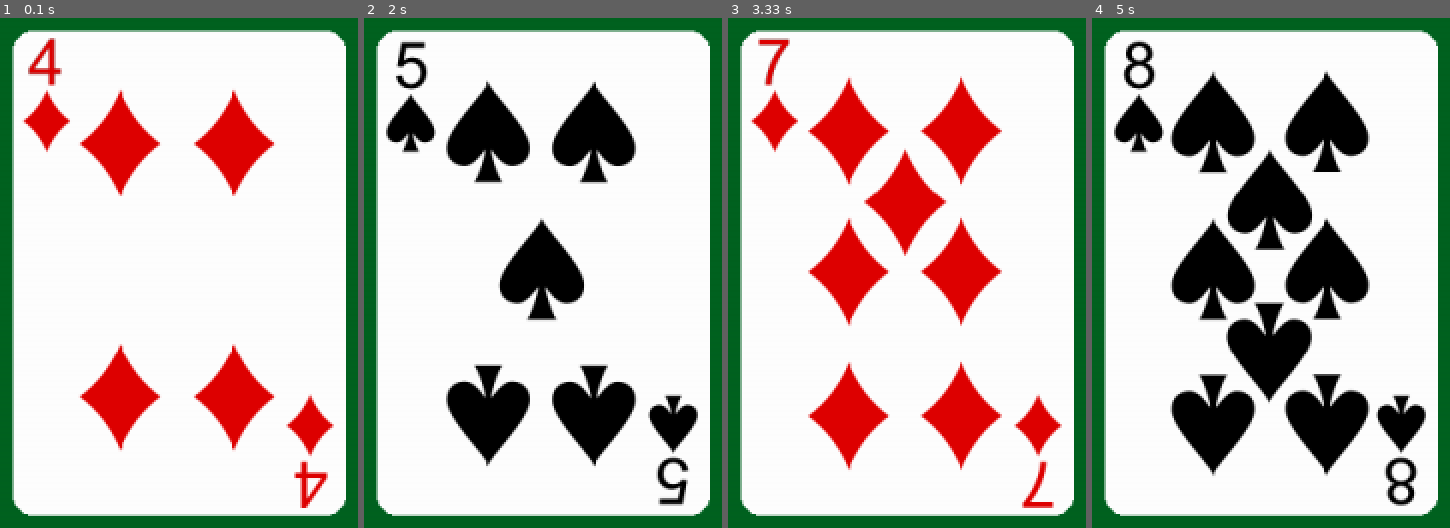
Above: before the commit, frames 1-4 (left to right).
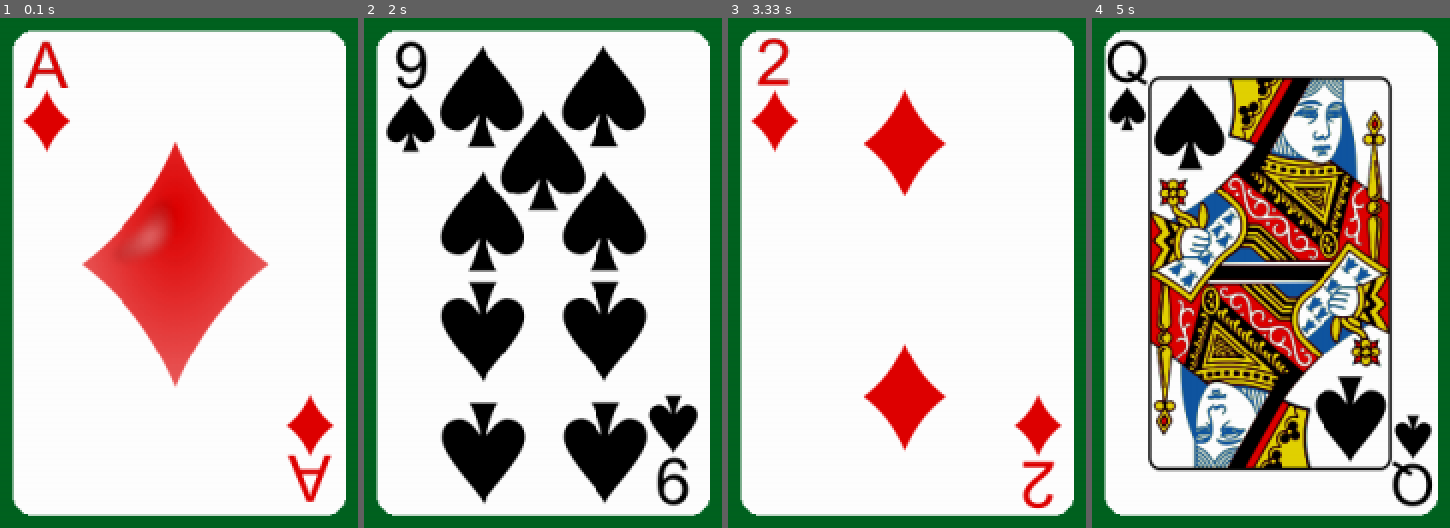
Above: after the commit, the same moments.

Repository: unluckycord/NewPygame
Game: pygame game, started from Main.py
Same seed, same stepped clock (60 frames per second), same inputs: the game is played once before the commit and once after it.
Inputs:
- Up to frame 1 (0.1 s): no input
- Up to frame 2 (2 s): no input
- Up to frame 3 (3.33 s): no input
- Up to frame 4 (5 s): no input

The runs differ from the first frame. In frame 1, 20% of the frame differs, in the area x 6-93%, y 3-97%; in frame 2, 30%; in frame 3, 18%; in frame 4, 46%, in the area x 3-95%, y 4-97%.

Commit message:
initializing system to deal cards

Diff:
--- a/Assets.py
+++ b/Assets.py
@@ -51,3 +51,23 @@
 nined = pygame.transform.scale(pygame.image.load("Assets/png/9_of_diamonds.png"), (219,320))
 nineh = pygame.transform.scale(pygame.image.load("Assets/png/9_of_hearts.png"), (219,320))
 ninec = pygame.transform.scale(pygame.image.load("Assets/png/9_of_clubs.png"), (219,320))
+tens = pygame.transform.scale(pygame.image.load("Assets/png/10_of_spades.png"), (219,320))
+tend = pygame.transform.scale(pygame.image.load("Assets/png/10_of_diamonds.png"), (219,320))
+tenh = pygame.transform.scale(pygame.image.load("Assets/png/10_of_hearts.png"), (219,320))
+tenc = pygame.transform.scale(pygame.image.load("Assets/png/10_of_clubs.png"), (219,320))
+jacks = pygame.transform.scale(pygame.image.load("Assets/png/jack_of_spades.png"), (219,320))
+jackd = pygame.transform.scale(pygame.image.load("Assets/png/jack_of_diamonds.png"), (219,320))
+jackh = pygame.transform.scale(pygame.image.load("Assets/png/jack_of_hearts.png"), (219,320))
+jackc = pygame.transform.scale(pygame.image.load("Assets/png/jack_of_clubs.png"), (219,320))
+queens = pygame.transform.scale(pygame.image.load("Assets/png/queen_of_spades.png"), (219,320))
+queend = pygame.transform.scale(pygame.image.load("Assets/png/queen_of_diamonds.png"), (219,320))
+queenh = pygame.transform.scale(pygame.image.load("Assets/png/queen_of_hearts.png"), (219,320))
+queenc = pygame.transform.scale(pygame.image.load("Assets/png/queen_of_clubs.png"), (219,320))
+kings = pygame.transform.scale(pygame.image.load("Assets/png/king_of_spades.png"), (219,320))
+kingd = pygame.transform.scale(pygame.image.load("Assets/png/king_of_diamonds.png"), (219,320))
+kingh = pygame.transform.scale(pygame.image.load("Assets/png/king_of_hearts.png"), (219,320))
+kingc = pygame.transform.scale(pygame.image.load("Assets/png/king_of_clubs.png"), (219,320))
+aces = pygame.transform.scale(pygame.image.load("Assets/png/ace_of_spades.png"), (219,320))
+aced = pygame.transform.scale(pygame.image.load("Assets/png/ace_of_diamonds.png"), (219,320))
+aceh = pygame.transform.scale(pygame.image.load("Assets/png/ace_of_hearts.png"), (219,320))
+acec = pygame.transform.scale(pygame.image.load("Assets/png/ace_of_clubs.png"), (219,320))
--- a/Card.py
+++ b/Card.py
@@ -1,76 +1,109 @@
 import pygame,Assets
 class Card:
-    def __init__(self, suit, number):
-        self.suit = suit
-        self.number = number
-        self.suitandnumber = str(str(number)+suit)
+    def __init__(self, rankandsuit):
+        self.rankandsuit = rankandsuit
         self.Card = None
-        if(self.suitandnumber == "2s"):
+        if(self.rankandsuit == "2s"):
             self.Card = Assets.twos
-        if(self.suitandnumber == "2d"):
+        if(self.rankandsuit == "2d"):
             self.Card = Assets.twod
-        if(self.suitandnumber == "2h"):
+        if(self.rankandsuit == "2h"):
             self.Card = Assets.twoh
-        if(self.suitandnumber == "2c"):
+        if(self.rankandsuit == "2c"):
             self.Card = Assets.twoc
-        if(self.suitandnumber == "3s"):
+        if(self.rankandsuit == "3s"):
             self.Card = Assets.threes
-        if(self.suitandnumber == "3d"):
+        if(self.rankandsuit == "3d"):
             self.Card = Assets.threed
-        if(self.suitandnumber == "3h"):
+        if(self.rankandsuit == "3h"):
             self.Card = Assets.threeh
-        if(self.suitandnumber == "3c"):
+        if(self.rankandsuit == "3c"):
             self.Card = Assets.threec
-        if(self.suitandnumber == "4s"):
+        if(self.rankandsuit == "4s"):
             self.Card = Assets.fours
-        if(self.suitandnumber == "4d"):
+        if(self.rankandsuit == "4d"):
             self.Card = Assets.fourd
-        if(self.suitandnumber == "4h"):
+        if(self.rankandsuit == "4h"):
             self.Card = Assets.fourh
-        if(self.suitandnumber == "4c"):
+        if(self.rankandsuit == "4c"):
             self.Card = Assets.fourc
-        if(self.suitandnumber == "5s"):
+        if(self.rankandsuit == "5s"):
             self.Card = Assets.fives
-        if(self.suitandnumber == "5d"):
+        if(self.rankandsuit == "5d"):
             self.Card = Assets.fived
-        if(self.suitandnumber == "5h"):
+        if(self.rankandsuit == "5h"):
             self.Card = Assets.fiveh
-        if(self.suitandnumber == "5c"):
+        if(self.rankandsuit == "5c"):
             self.Card = Assets.fivec
-        if(self.suitandnumber == "6s"):
+        if(self.rankandsuit == "6s"):
             self.Card = Assets.sixs
-        if(self.suitandnumber == "6d"):
+        if(self.rankandsuit == "6d"):
             self.Card = Assets.sixd
-        if(self.suitandnumber == "6h"):
+        if(self.rankandsuit == "6h"):
             self.Card = Assets.sixh
-        if(self.suitandnumber == "6c"):
+        if(self.rankandsuit == "6c"):
             self.Card = Assets.sixc
-        if(self.suitandnumber == "7s"):
+        if(self.rankandsuit == "7s"):
             self.Card = Assets.sevens
-        if(self.suitandnumber == "7d"):
+        if(self.rankandsuit == "7d"):
             self.Card = Assets.sevend
-        if(self.suitandnumber == "7h"):
+        if(self.rankandsuit == "7h"):
             self.Card = Assets.sevenh
-        if(self.suitandnumber == "7c"):
+        if(self.rankandsuit == "7c"):
             self.Card = Assets.sevenc
-        if(self.suitandnumber == "8s"):
+        if(self.rankandsuit == "8s"):
             self.Card = Assets.eights
-        if(self.suitandnumber == "8d"):
+        if(self.rankandsuit == "8d"):
             self.Card = Assets.eightd
-        if(self.suitandnumber == "8h"):
+        if(self.rankandsuit == "8h"):
             self.Card = Assets.eighth
-        if(self.suitandnumber == "8c"):
+        if(self.rankandsuit == "8c"):
             self.Card = Assets.eightc
-        if(self.suitandnumber == "9s"):
+        if(self.rankandsuit == "9s"):
             self.Card = Assets.nines
-        if(self.suitandnumber == "9d"):
+        if(self.rankandsuit == "9d"):
             self.Card = Assets.nined
-        if(self.suitandnumber == "9h"):
+        if(self.rankandsuit == "9h"):
             self.Card = Assets.nineh
-        if(self.suitandnumber == "9c"):
+        if(self.rankandsuit == "9c"):
             self.Card = Assets.ninec
-
-    def getSuit(self):
-        return self.suit
-    def getNumber(self):
-        return self.number
+        if(self.rankandsuit == "10s"):
+            self.Card = Assets.tens
+        if(self.rankandsuit == "10d"):
+            self.Card = Assets.tend
+        if(self.rankandsuit == "10h"):
+            self.Card = Assets.tenh
+        if(self.rankandsuit == "10c"):
+            self.Card = Assets.tenc
+        if(self.rankandsuit == "12s"):
+            self.Card = Assets.jacks
+        if(self.rankandsuit == "12d"):
+            self.Card = Assets.jackd
+        if(self.rankandsuit == "12h"):
+            self.Card = Assets.jackh
+        if(self.rankandsuit == "12c"):
+            self.Card = Assets.jackc
+        if(self.rankandsuit == "13s"):
+            self.Card = Assets.queens
+        if(self.rankandsuit == "13d"):
+            self.Card = Assets.queend
+        if(self.rankandsuit == "13h"):
+            self.Card = Assets.queenh
+        if(self.rankandsuit == "13c"):
+            self.Card = Assets.queenc
+        if(self.rankandsuit == "14s"):
+            self.Card = Assets.kings
+        if(self.rankandsuit == "14d"):
+            self.Card = Assets.kingd
+        if(self.rankandsuit == "14h"):
+            self.Card = Assets.kingh
+        if(self.rankandsuit == "14c"):
+            self.Card = Assets.kingc
+        if(self.rankandsuit == "11s"):
+            self.Card = Assets.aces
+        if(self.rankandsuit == "11d"):
+            self.Card = Assets.aced
+        if(self.rankandsuit == "11h"):
+            self.Card = Assets.aceh
+        if(self.rankandsuit == "11c"):
+            self.Card = Assets.acec
--- /dev/null
+++ b/DealCards.py
@@ -0,0 +1,15 @@
+import random
+def randomRankAndSuit():
+    suitSwitcher = random.randrange(1,4,1)
+    suit = None
+    if(suitSwitcher == 1):
+        suit = "s"
+    if(suitSwitcher == 2):
+        suit = "h"
+    if(suitSwitcher == 3):
+        suit = "d"
+    if(suitSwitcher == 4):
+        suit = "c"
+    num = random.randrange(2,14,1)
+    print(str(str(num)+suit))
+    return str(str(num)+suit)
--- /dev/null
+++ b/ListOfCards.py
@@ -0,0 +1,15 @@
+#when dealing cards, list ensures user doesnt receive dupes
+
+listOfActiveCards = ["2s", "2d", "2h", "2c",
+                     "3s", "3d", "3h", "3c",
+                     "4s", "4d", "4h", "4c",
+                     "5s", "5d", "5h", "5c",
+                     "6s", "6d", "6h", "6c",
+                     "7s", "7d", "7h", "7c",
+                     "8s", "8d", "8h", "8c",
+                     "9s", "9d", "9h", "9c",
+                     "10s", "10d", "10h", "10c",
+                     "11s", "11d", "11h", "11c",
+                     "12s", "12d", "12h", "12c",
+                     "13s", "13d", "13h", "13c",
+                     "14s", "14d", "14h", "14c",]
--- a/PaintGame.py
+++ b/PaintGame.py
@@ -1,24 +1,11 @@
-import pygame,Assets,random,Card
+import pygame,Assets,random,Card,DealCards
 
-def randomSuit():
-    suitSwitcher = random.randrange(1,4,1)
-    Assets.cardFlick.play()
-    if(suitSwitcher == 1):
-        return "s"
-    if(suitSwitcher == 2):
-        return "h"
-    if(suitSwitcher == 3):
-        return "d"
-    if(suitSwitcher == 4):
-        return "c"
+
 
 def drawWindow():
 
-    num = random.randrange(2,9,1)
-    print(num)
 
-
-    testCard = Card.Card(randomSuit(),num)
+    testCard = Card.Card(DealCards.randomRankAndSuit())
     Assets.WIN.fill(Assets.GREEN)
     #Draws Rectanle taking in window size, color,
     #as well as a tuple containing x, y, then width and height
